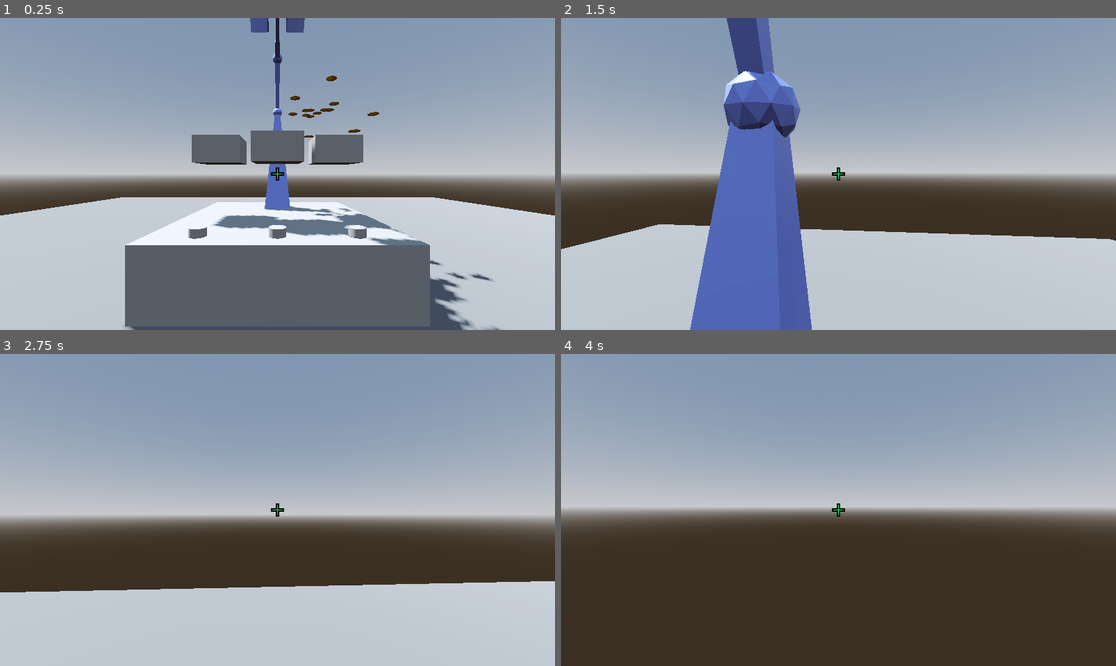
Above: before the commit, frames 1-4 (two rows, left to right).
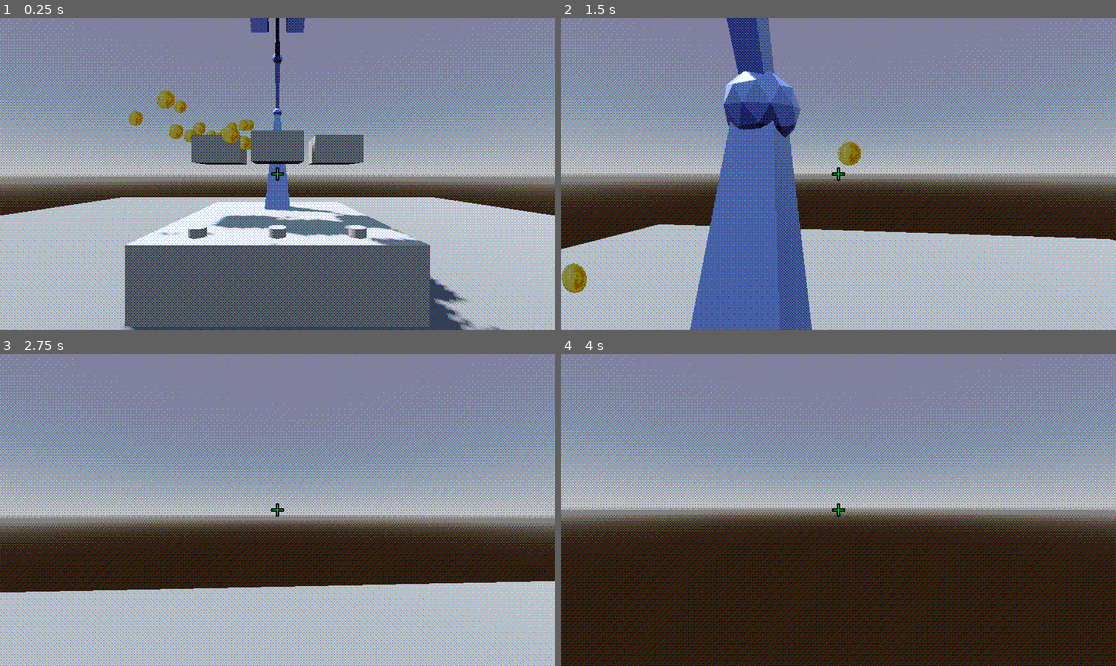
Above: after the commit, the same moments.

Repository: anniesanap/COMP-360-Group-2-Assignment-4
Game: Godot game, scene res://root.tscn
The game is run twice, just before and just after one commit, with the same random seed, the same clock (stepped at 60 frames per second) and the same inputs.
Inputs (mouse positions are in pixels of both pictures, inside the frame that each line leads up to):
- Up to frame 1 (0.25 s): no input
- Up to frame 2 (1.5 s): move the mouse to (866, 174) at 0.52 s; hold E (interact) 0.53-1.28 s; hold W (move_forward) from 0.53 s (still down); tap Space (jump) at 0.77 s; move the mouse to (810, 174) at 1.27 s; tap E (interact) at 1.35 s
- Up to frame 3 (2.75 s): keep holding W (move_forward); tap Space (jump) at 1.52 s; move the mouse to (288, 503) at 2.02 s; hold E (interact) from 2.03 s (still down)
- Up to frame 4 (4 s): keep holding W (move_forward); move the mouse to (832, 516) at 2.77 s; release E (interact) at 2.78 s; tap E (interact) at 2.85 s; tap Space (jump) at 3.02, 3.77 s; tap Enter at 3.5 s; move the mouse to (877, 513) at 3.52 s; hold E (interact) from 3.53 s (still down)

The runs differ from the first frame. In frame 1, 96% of the frame differs, in the area x 0-100%, y 0-100%; in frame 2, 99%; in frame 3, 99%; in frame 4, 99%.

Commit message:
Add bayer dithering shader

Diff:
--- /dev/null
+++ b/dither.gdshader
@@ -0,0 +1,21 @@
+shader_type canvas_item;
+
+uniform sampler2D screen_texture: hint_screen_texture;
+uniform sampler2D dither_texture;
+
+uniform ivec2 dither_texture_size;
+uniform float r;
+
+uniform vec3 num_colours;
+
+void fragment() {
+	vec3 orig_pixel = texture(screen_texture, SCREEN_UV).rgb;
+
+	COLOR.rgb = trunc(
+		(orig_pixel + (r * texelFetch(
+			dither_texture,
+			ivec2(SCREEN_UV / SCREEN_PIXEL_SIZE) % dither_texture_size,
+			0
+		)).rgb) * num_colours
+	) / num_colours;
+}
--- a/root.tscn
+++ b/root.tscn
@@ -6,6 +6,9 @@
 [ext_resource type="PackedScene" uid="uid://cljige46tg5uj" path="res://coin_explosion.tscn" id="2_v802p"]
 [ext_resource type="Script" path="res://button.gd" id="2_xlyjr"]
 [ext_resource type="Shader" path="res://buttonShader.gdshader" id="5_bryx5"]
+[ext_resource type="Shader" path="res://dither.gdshader" id="7_x1o7q"]
+[ext_resource type="Texture2D" uid="uid://dlfqishbq34t6" path="res://64x64_dither.png" id="8_x6vmd"]
+[ext_resource type="Script" path="res://screen_dither.gd" id="9_w574o"]
 
 [sub_resource type="ProceduralSkyMaterial" id="ProceduralSkyMaterial_fxind"]
 sky_horizon_color = Color(0.64625, 0.65575, 0.67075, 1)
@@ -562,6 +565,13 @@
 bottom_radius = 0.1
 height = 0.1
 
+[sub_resource type="ShaderMaterial" id="ShaderMaterial_vr53m"]
+shader = ExtResource("7_x1o7q")
+shader_parameter/dither_texture_size = Vector2i(0, 0)
+shader_parameter/r = 0.4
+shader_parameter/num_colours = Vector3(2, 2, 2)
+shader_parameter/dither_texture = ExtResource("8_x6vmd")
+
 [node name="root" type="Node3D"]
 
 [node name="WorldEnvironment" type="WorldEnvironment" parent="."]
@@ -595,7 +605,7 @@
 script = ExtResource("1_ysd7s")
 
 [node name="coin explosion" parent="bowl1" instance=ExtResource("2_v802p")]
-transform = Transform3D(-0.995093, 0.0628638, 0.0764032, 0.0638424, 0.997905, 0.0104317, -0.0755875, 0.0152583, -0.997023, 1.69677, 1.0097, 1.6875)
+transform = Transform3D(-4.37114e-08, -1, 0, 1, -4.37114e-08, 0, 0, 0, 1, 0, 0, 0)
 
 [node name="bowl1mesh" type="MeshInstance3D" parent="bowl1"]
 mesh = SubResource("BoxMesh_bkhtn")
@@ -645,56 +655,56 @@
 bones/1/rest = Transform3D(1, 1.48084e-08, -2.37958e-07, -1.77636e-15, 0.998069, 0.062111, 2.38419e-07, -0.062111, 0.998069, -1.77636e-15, 2.00223, 7.45058e-09)
 bones/1/enabled = true
 bones/1/position = Vector3(-1.77636e-15, 2.00223, 7.45058e-09)
-bones/1/rotation = Quaternion(-0.173967, -9.99951e-08, -3.39773e-08, 0.984752)
+bones/1/rotation = Quaternion(-0.0459661, -9.72478e-08, -6.53722e-09, 0.998943)
 bones/1/scale = Vector3(1, 1, 1)
 bones/2/name = "arm2"
 bones/2/parent = 1
 bones/2/rest = Transform3D(1, 1.26248e-15, -2.83937e-14, 1.05879e-21, 0.999013, 0.0444195, 2.84217e-14, -0.0444195, 0.999013, 0, 1.00011, 0)
 bones/2/enabled = true
 bones/2/position = Vector3(0, 1.00011, 0)
-bones/2/rotation = Quaternion(-0.457542, -1.18845e-14, -6.02473e-15, 0.889188)
+bones/2/rotation = Quaternion(-0.00241424, -1.0946e-14, 5.97526e-17, 0.999997)
 bones/2/scale = Vector3(1, 1, 1)
 bones/3/name = "armend"
 bones/3/parent = 2
 bones/3/rest = Transform3D(1, -1.13687e-13, -5.6426e-07, -5.63265e-07, -0.0593598, -0.998237, -3.34942e-08, 0.998237, -0.0593598, 0, 1.00177, 1.67638e-08)
 bones/3/enabled = true
 bones/3/position = Vector3(0, 1.00177, 1.67638e-08)
-bones/3/rotation = Quaternion(0.828947, 5.76576e-08, -2.60944e-07, 0.559327)
+bones/3/rotation = Quaternion(0.724425, -2.09596e-07, -1.88582e-07, 0.689354)
 bones/3/scale = Vector3(1, 1, 1)
 bones/4/name = "finger0"
 bones/4/parent = 3
 bones/4/rest = Transform3D(0.707107, -0.707107, -5.06588e-07, -0.707107, -0.707107, -5.02213e-08, -3.227e-07, 3.93724e-07, -1, -2.35287e-15, 5.96046e-08, 1.49198e-10)
 bones/4/enabled = true
 bones/4/position = Vector3(-2.35287e-15, 5.96046e-08, 1.49198e-10)
-bones/4/rotation = Quaternion(0.92388, -0.382683, -2.14669e-07, 1.16098e-07)
+bones/4/rotation = Quaternion(0.92388, -0.382683, -2.24404e-07, 1.20131e-07)
 bones/4/scale = Vector3(1, 1, 1)
 bones/5/name = "finger1"
 bones/5/parent = 3
 bones/5/rest = Transform3D(0.707107, 0.707107, -5.32026e-07, 0.707107, -0.707107, 3.96846e-08, -3.48138e-07, -4.04261e-07, -1, -2.35287e-15, 5.96046e-08, 1.49198e-10)
 bones/5/enabled = true
 bones/5/position = Vector3(-2.35287e-15, 5.96046e-08, 1.49198e-10)
-bones/5/rotation = Quaternion(0.92388, 0.382683, -2.3532e-07, -1.13247e-07)
+bones/5/rotation = Quaternion(0.92388, 0.382683, -2.38171e-07, -1.20131e-07)
 bones/5/scale = Vector3(1, 1, 1)
 bones/6/name = "ikarmpole0"
 bones/6/parent = -1
 bones/6/rest = Transform3D(1, 0, -6.27833e-07, -6.27833e-07, 0, -1, 0, 1, 0, 0, 2, 1.72051)
 bones/6/enabled = true
-bones/6/position = Vector3(-2.84217e-14, 2.28854, 1.81015)
-bones/6/rotation = Quaternion(0.665233, -2.34381e-07, -2.08827e-07, 0.746636)
+bones/6/position = Vector3(0, 2, 1.72051)
+bones/6/rotation = Quaternion(0.707107, -2.21972e-07, -2.21972e-07, 0.707107)
 bones/6/scale = Vector3(1, 1, 1)
 bones/7/name = "ikarmpole1"
 bones/7/parent = -1
 bones/7/rest = Transform3D(1, 0, -6.27833e-07, -6.27833e-07, 0, -1, 0, 1, 0, 0, 3, 1.63813)
 bones/7/enabled = true
-bones/7/position = Vector3(0, 3.57086, 1.27815)
-bones/7/rotation = Quaternion(0.475561, -2.76147e-07, -1.49287e-07, 0.879683)
+bones/7/position = Vector3(0, 3, 1.63813)
+bones/7/rotation = Quaternion(0.707107, -2.21972e-07, -2.21972e-07, 0.707107)
 bones/7/scale = Vector3(1, 1, 1)
 bones/8/name = "ikarmtarget"
 bones/8/parent = -1
 bones/8/rest = Transform3D(1, 0, 0, 0, 0, 1, 0, -1, 0, 0, 4, 0)
 bones/8/enabled = true
-bones/8/position = Vector3(0, 3.2677, -1.15506)
-bones/8/rotation = Quaternion(-0.939121, 0, 0, 0.343586)
+bones/8/position = Vector3(0, 4, 0)
+bones/8/rotation = Quaternion(-0.707107, 0, 0, 0.707107)
 bones/8/scale = Vector3(1, 1, 1)
 
 [node name="Cube_002" type="MeshInstance3D" parent="arm/Armature/Skeleton3D"]
@@ -783,3 +793,13 @@
 layout_mode = 2
 mouse_filter = 2
 color = Color(0, 1, 0.439216, 1)
+
+[node name="screenDither" type="ColorRect" parent="."]
+material = SubResource("ShaderMaterial_vr53m")
+anchors_preset = 15
+anchor_right = 1.0
+anchor_bottom = 1.0
+grow_horizontal = 2
+grow_vertical = 2
+mouse_filter = 2
+script = ExtResource("9_w574o")
--- /dev/null
+++ b/screen_dither.gd
@@ -0,0 +1,4 @@
+extends ColorRect
+
+func _ready() -> void:
+	material.set_shader_parameter("dither_texture_size", material.get_shader_parameter("dither_texture").get_size())
Binary file added: 64x64_dither.png
Not shown, added: 64x64_dither.png.import
Not shown: 1 places in root.tscn that only renumber resources
